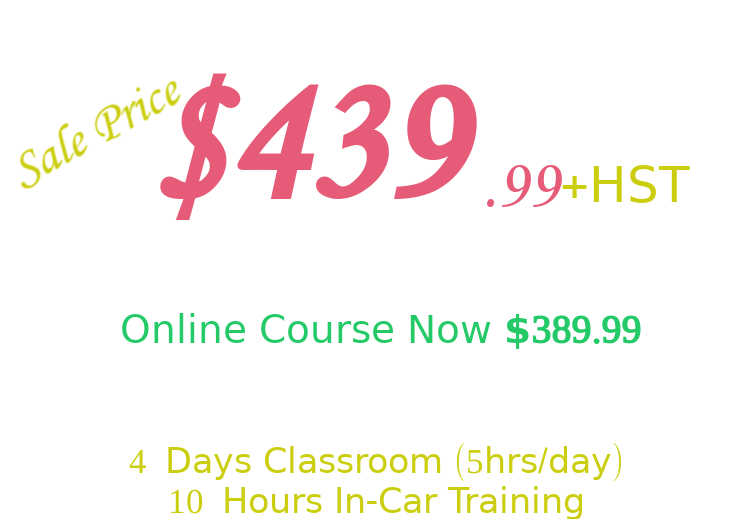
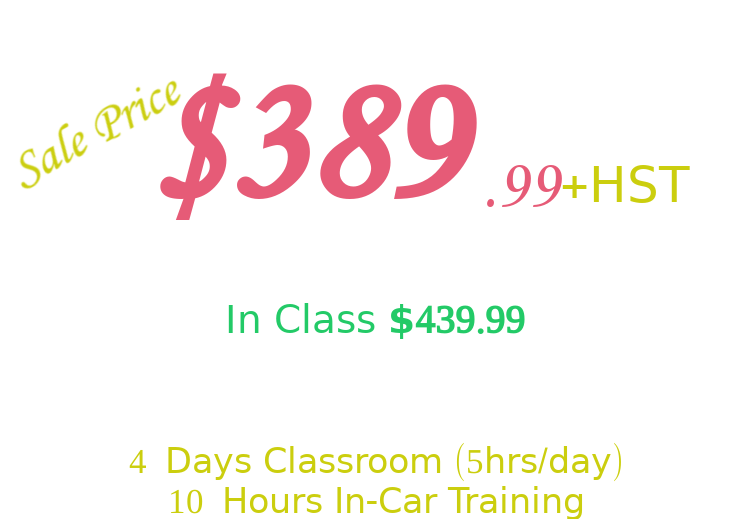
Comparing the layer stacks of the two 750 x 519 images. Changes:
renamed "Valid For April to September 2..." to "Valid For January to May 2025 ...", painted on it over box(122, 303, 641, 349)
painted on "$359" over box(237, 84, 402, 199)
